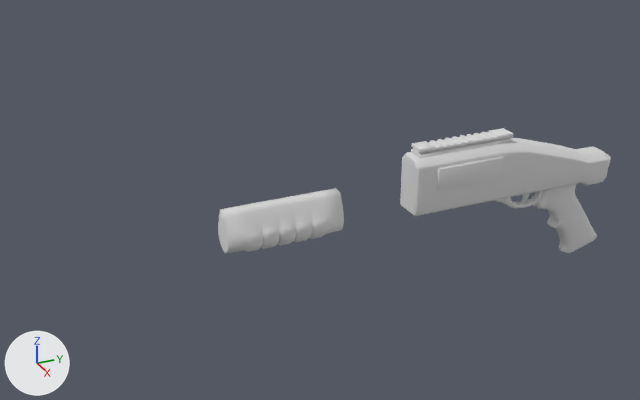
The FBX model Assets/6v6Shooter/Meshes/Weapons/Primary Weapons/SG/[Shotgun] Gauge 320 Pump/[Shotgun] Gauge 320 Pump.fbx as it was, and as the next commit left it.
Camera for both pictures: a camera (50 mm lens) standing at (0.65, -0.4, 0.322) and looking at (-0.024, -0.097, -0.015). Every picture has the same lights, and +X, +Y and +Z are marked at lower left. Where no turn or scale is listed for an object, it has been applied to the vertices.

Objects in the first picture: 'Base - Gauge 320 Pump'.
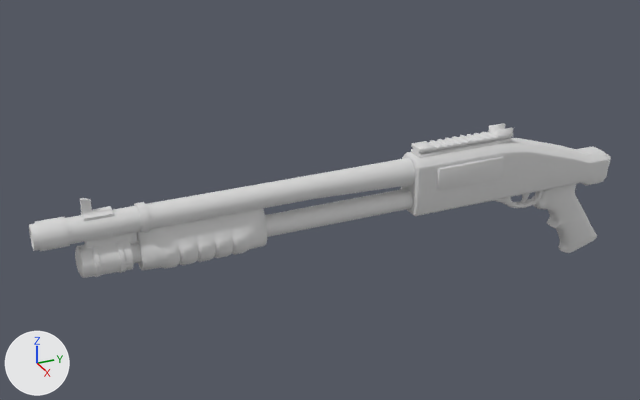
The newer file is also rescaled (x1.35), turned or shifted as a whole; pictures and numbers use the older file's frame.

The change in detail:
me_00_shotgunbase is used by ob_base___gauge_320_pump; location (0.0, 0.0, 0.0).
me_00_shotgunbase had 2898 vertices, 2943 faces and spanned x -0.018..0.018, y -0.198..0.211, z -0.115..0.033.
me_00_shotgunbase now has 3956 vertices, 3975 faces and spans x -0.018..0.018, y -0.352..0.211, z -0.115..0.037.
me_00_shotgunbase part 1: a new loose piece of 1050 vertices spanning x -0.015..0.015, y -0.352..-0.015, z -0.033..0.036, in mat_m_scar (its picture is missing).
me_00_shotgunbase part 2: 488 vertices moved from x -0.015..0.015, y -0.198..-0.119, z -0.037..0.004 to x -0.015..0.015, y -0.243..-0.163, z -0.037..0.004; 331 vertices removed from x -0.015..0.015, y -0.198..-0.091, z -0.037..0.004; 331 vertices added at x -0.015..0.015, y -0.271..-0.163, z -0.037..0.004.
me_00_shotgunbase part 3: 8 vertices added at x -0.008..0.008, y 0.071..0.087, z 0.037.

Where the change shows, as pixel boxes (x1, y1, x2, y2) in the pictures (640 x 400 px; the box of a moved part takes in the faces that stretch with it):
'Base - Gauge 320 Pump', reshaped (48% wider, 24% taller): before (218, 128, 611, 253); after (29, 123, 611, 278)
part 1 of me_00_shotgunbase, added: after (29, 158, 415, 278)
part 2 of me_00_shotgunbase, moved or reshaped: before (218, 188, 344, 253); after (137, 209, 267, 270)
part 3 of me_00_shotgunbase, added: after (489, 123, 513, 136)
